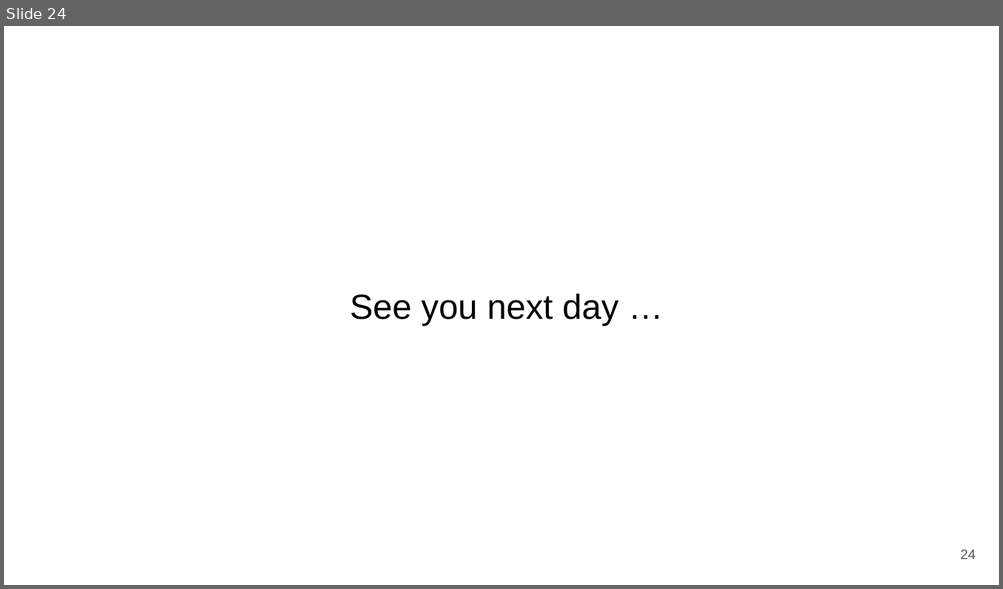
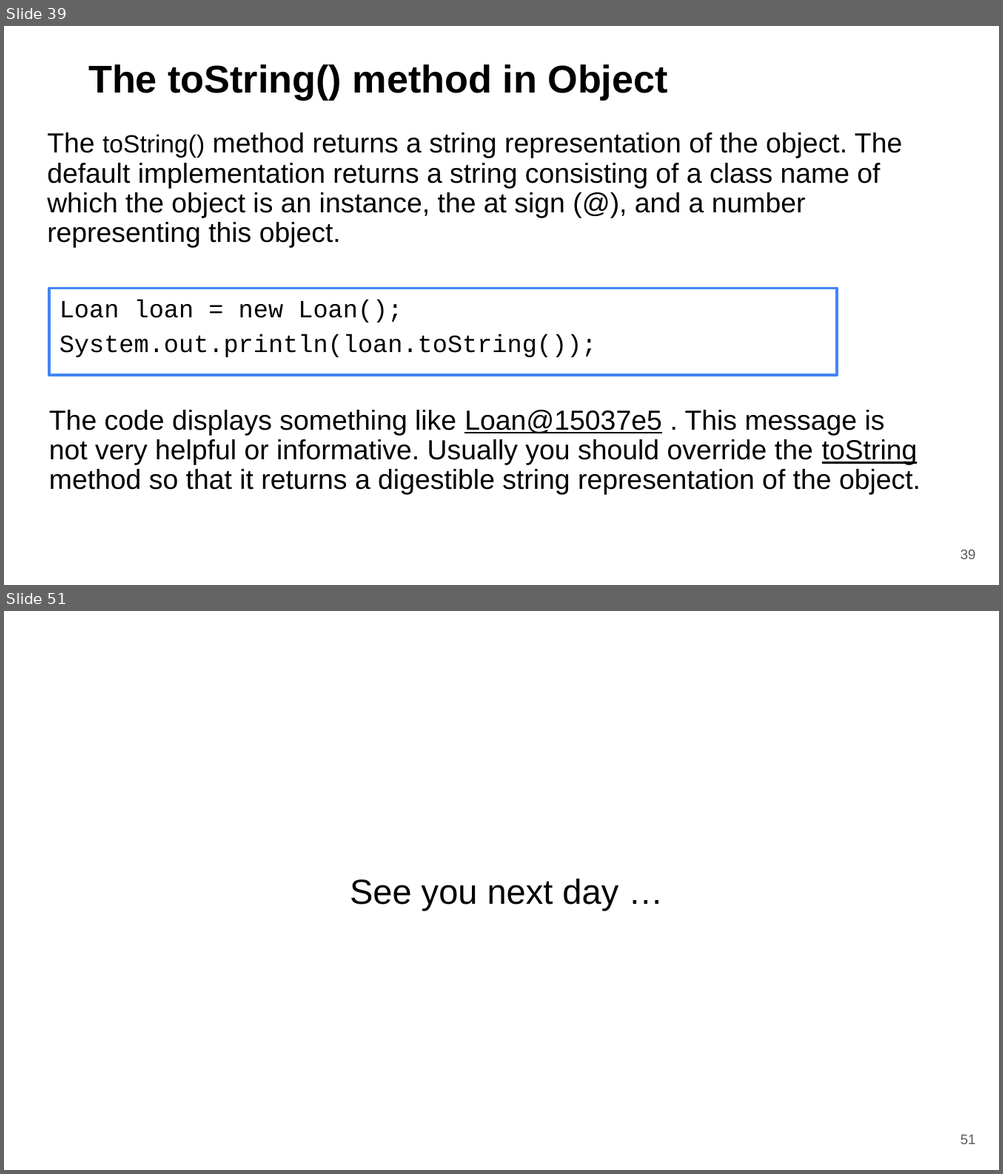
Before and after one commit to saeedsiddik/OOP_2025, a slide deck: Object Oriented Thoughts.pptx. Shown one above the other, each under a label of ours: slide 24 before the commit, slides 39 and 51 after it; the slides between them are not shown. The pictures are 1003x589 and 1003x1174 pixels, drawn with LibreOffice and Linux fonts; fonts in the diff are those of the drawing. Boxes give left, top, right and bottom in pixels: in the first picture for what was removed or moved away, otherwise in the second. Text is boxed around its words. In the diff, an @@ line names an element or a change of style, - is before the commit and + after.

Commit message:
Added method overloading, construction chaining, and others

```diff
--- a/Object Oriented Thoughts.pptx
+++ b/Object Oriented Thoughts.pptx
@@ slide 39 added at [4,26,999,585], background #FFFFFF @@
@@ title added at [88,64,667,101], 28 pt, text #000000, bold @@
+The toString() method in Object
@@ text added at [47,133,902,248], 20 pt, text #000000 @@
+The toString() method returns a string representation of the object. The default implementation returns a string consisting of a class name of which the object is an instance, the at sign (@), and a number representing this object.
@@ rectangle added at [50,289,837,376], fill #FFFFFF, outline #4285F4 2 pt, 18 pt, text #000000 @@
+Loan loan = new Loan();
+System.out.println(loan.toString());
@@ text added at [49,410,920,495], 20 pt, text #000000 @@
+The code displays something like Loan@15037e5 . This message is not very helpful or informative. Usually you should override the toString method so that it returns a digestible string representation of the object.
@@ page number added at [960,550,976,560], 10 pt, text #595959 @@
+39
@@ what was slide 24 is now slide 51 @@
@@ page number at [960,1135,976,1145]: text changed @@
-24
+51
```
Also in this commit, not shown: 4 slides changed, 29 other slides added, 3 slides removed.
